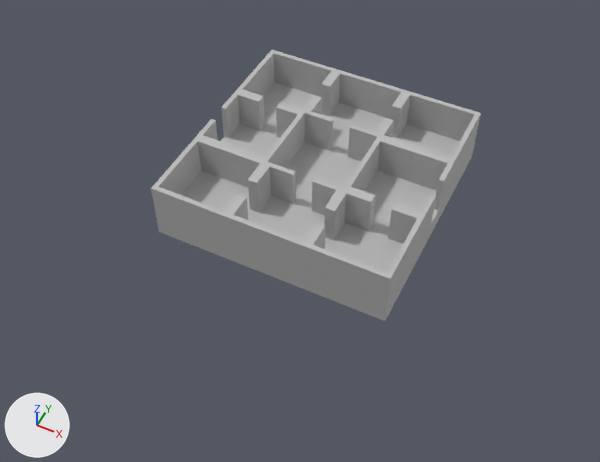
Before and after pictures for a commit that changed the FBX model HIWTHI/Assets/Resources/Art/Assets/House.fbx.
Before and after are seen from a camera (50 mm lens) standing at (0.248, -0.546, 0.611) and looking at (0.0, -0.05, -0.008). Lighting does not change. The marker at lower left points along +X, +Y and +Z. Where no turn or scale is listed for an object, it has been applied to the vertices.

The older version as bpy lines, for what is in view:
```python
me_mesh = bpy.data.meshes.new('Mesh')
me_mesh.from_pydata(...)  # 5458 vertices, 5456 faces; spans x -0.12..0.12, y -0.12..0.12, z 0.0..0.061
me_mesh.materials.append(mat_lambert1)  # grey #bcbcbc
ob_pplane1 = bpy.data.objects.new('pPlane1', me_mesh)
ob_pplane1.location = (0.0, 0.0, 0.0)
```
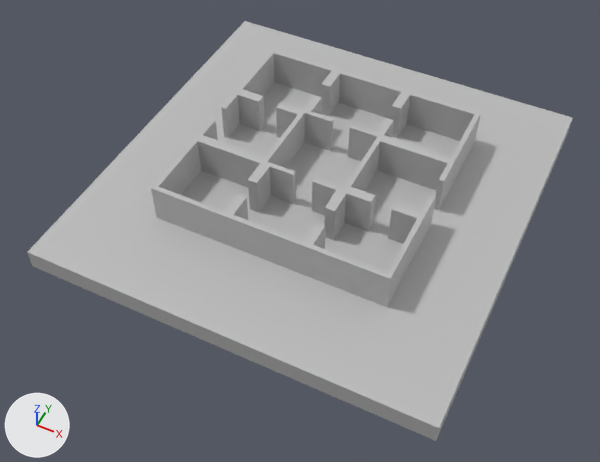
The change, as JSON lines over the scene's bpy script:
```json
{"block": "me_mesh", "where": "# used by ob_pplane1; location = (0.0, 0.0, 0.0)"}
{"op": "remove", "block": "me_mesh", "code": "me_mesh.from_pydata(...)  # 5458 vertices, 5456 faces; spans x -0.12..0.12, y -0.12..0.12, z 0.0..0.061"}
{"op": "add", "block": "me_mesh", "code": "me_mesh.from_pydata(...)  # 5858 vertices, 5856 faces; spans x -0.203..0.202, y -0.21..0.205, z 0.0..0.061"}
{"block": "me_mesh", "change": "me_mesh part 1: 400 vertices added at x -0.203..0.202, y -0.21..0.205, z 0.0..0.021"}
```

Where the change shows, as pixel boxes (x1, y1, x2, y2) in the pictures (600 x 462 px):
```json
{"object": "pPlane1", "change": "reshaped", "before": [151, 50, 481, 321], "after": [27, 21, 573, 441], "on screen": "65% wider, 55% taller"}
{"part": 1, "of": "me_mesh", "change": "added", "after": [27, 21, 573, 441]}
```
